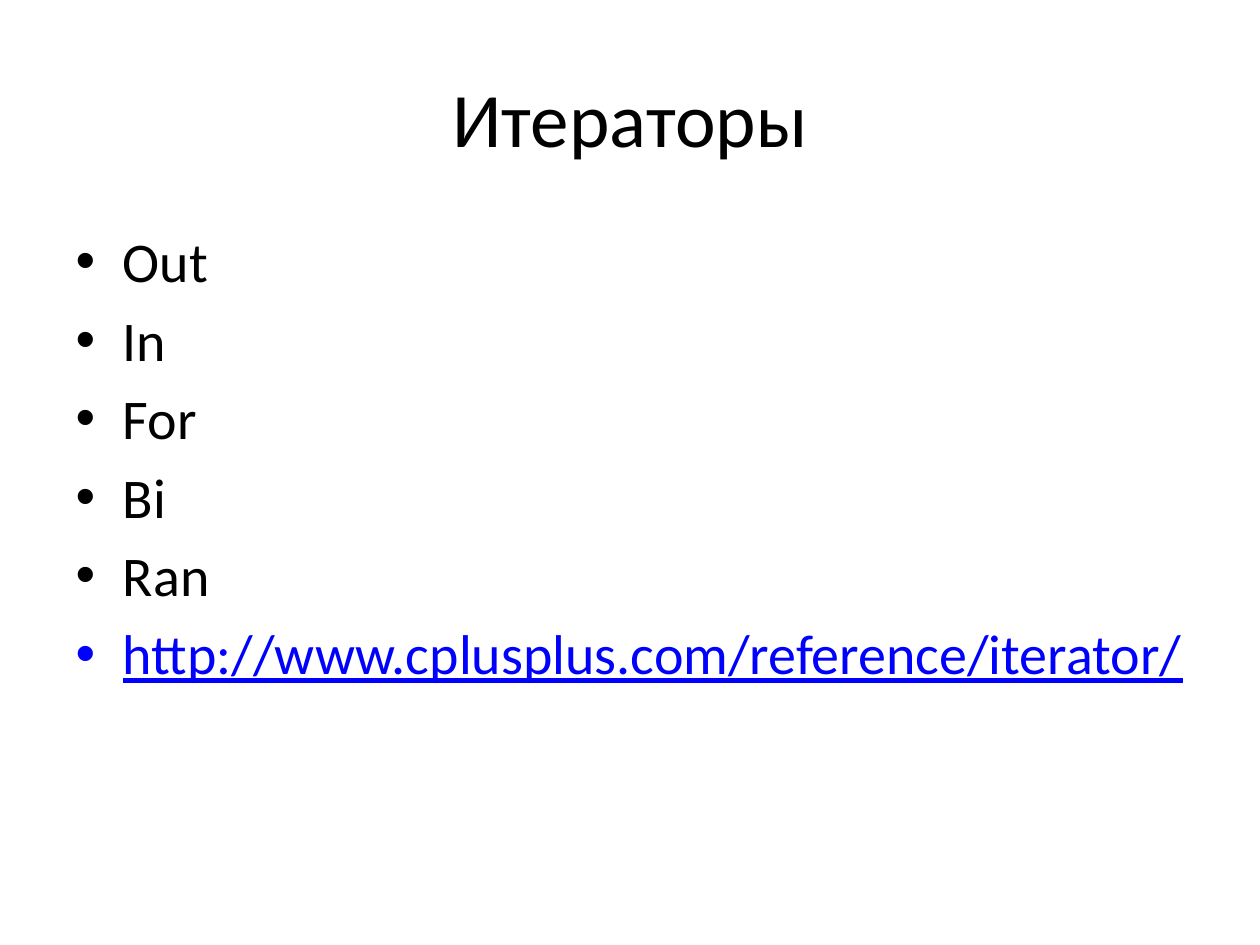
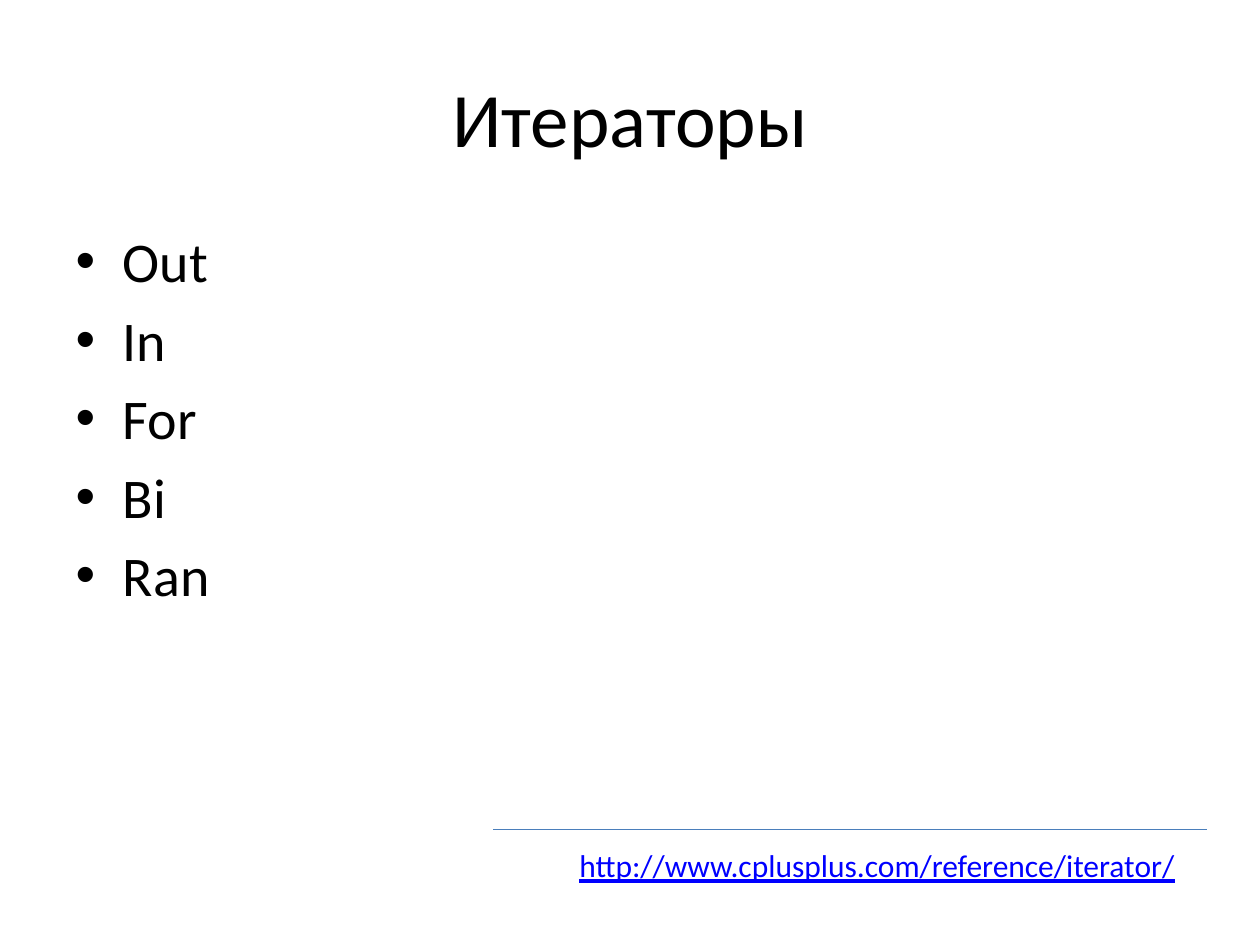
Before and after one commit to tscherkas/cpp_craft_1013, a slide deck: slide 29 of lections/cpp_craft_lec_2_pre.pptx (slide 28 before the commit). Drawn at 1260x945 pixels with LibreOffice and Linux fonts; fonts in the diff are those of the drawing. Boxes give left, top, right and bottom in pixels: in the first picture for what was removed or moved away, otherwise in the second. Text is boxed around its words. In the diff, an @@ line names an element or a change of style, - is before the commit and + after.

```diff
--- a/lections/cpp_craft_lec_2_pre.pptx
+++ b/lections/cpp_craft_lec_2_pre.pptx
@@ text at (123, 635, 1181, 683): paragraph removed @@
-• http://www.cplusplus.com/reference/iterator/
@@ line added from (494, 829) to (1207, 829), #4B7EBC 0.75 pt @@
@@ text added at (579, 855, 1174, 883), 18 pt, text #0000FF, underline @@
+http://www.cplusplus.com/reference/iterator/
```
Also in this commit, not shown: 11 other slides changed, 1 slide added, 1 other file.
